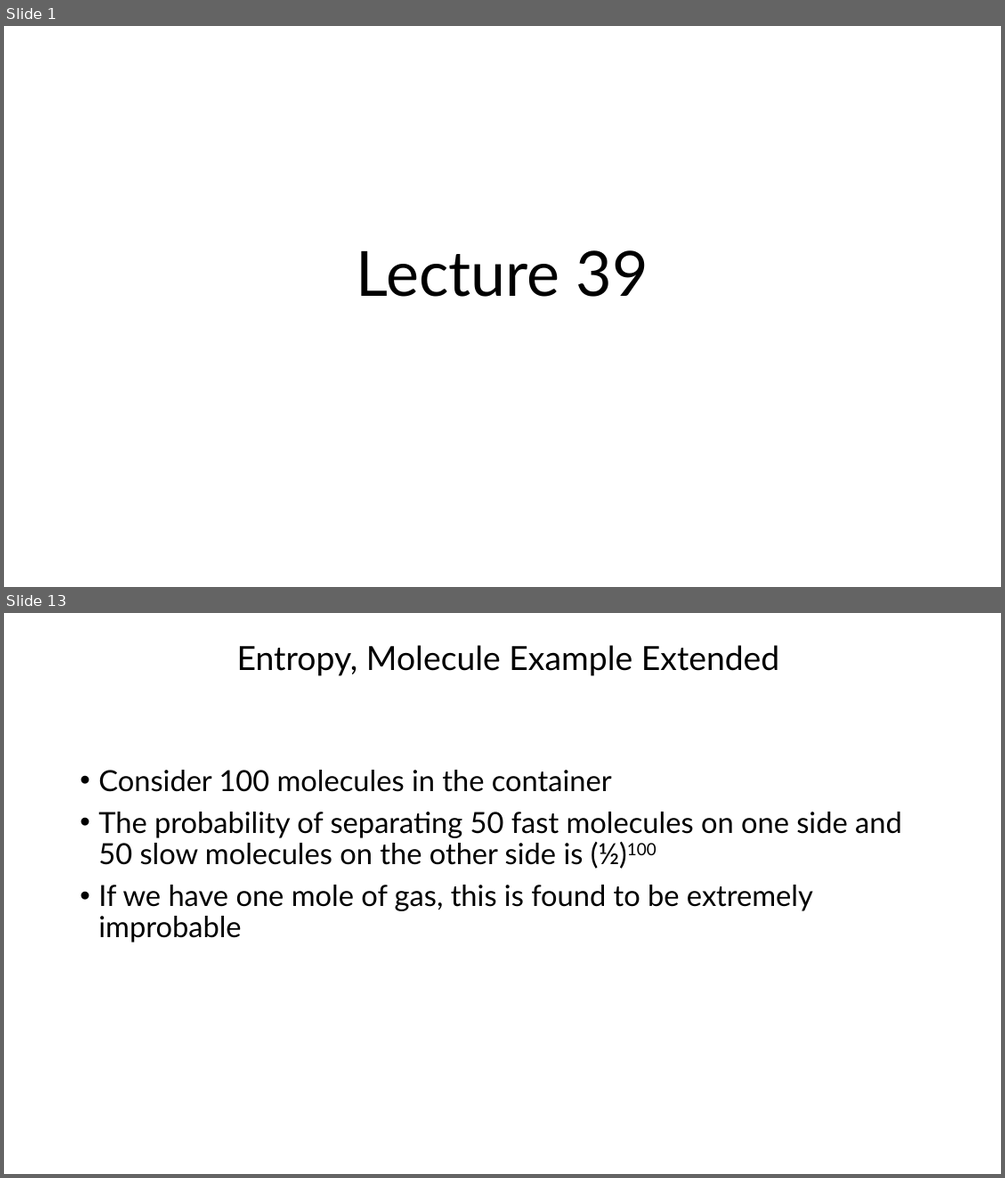
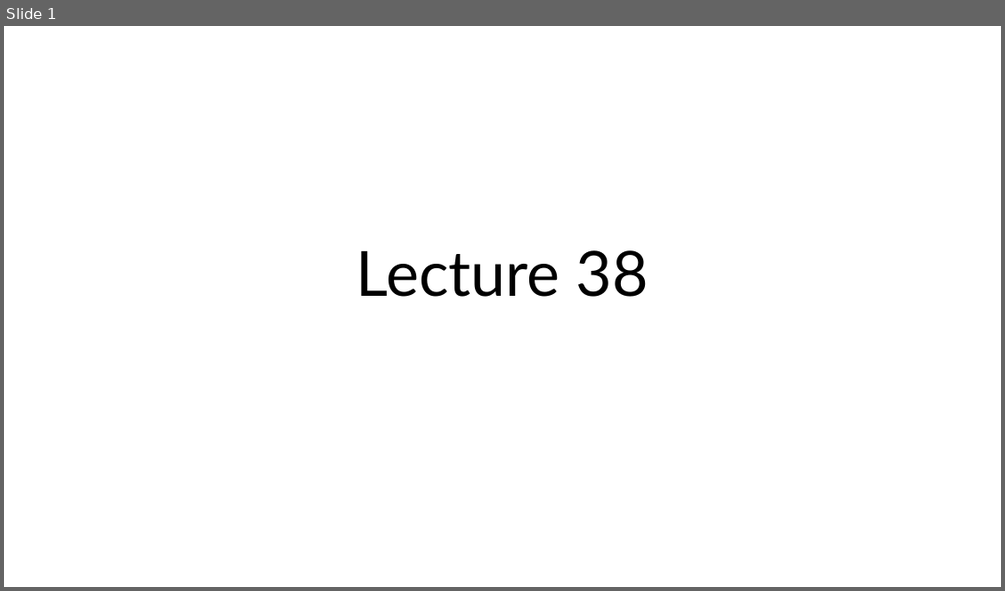
Before and after one commit to rtlines/Introductory-Physics-II, a slide deck: Lecture_Slides/PH 123 Lecture 39.pptx. Shown one above the other, each under a label of ours: slides 1 and 13 before the commit, slide 1 after it; the slides between them are not shown. The pictures are 1005x1178 and 1005x591 pixels, drawn with LibreOffice and Linux fonts; fonts in the diff are those of the drawing. Boxes give left, top, right and bottom in pixels: in the first picture for what was removed or moved away, otherwise in the second. Text is boxed around its words. In the diff, an @@ line names an element or a change of style, - is before the commit and + after.

```diff
--- a/Lecture_Slides/PH 123 Lecture 39.pptx
+++ b/Lecture_Slides/PH 123 Lecture 39.pptx
@@ slide 13 removed at (4,613,1001,1174), background #FFFFFF @@
@@ title removed at (237,645,780,676) @@
-Entropy, Molecule Example Extended
@@ text removed at (98,770,902,942) @@
-• Consider 100 molecules in the container
-• The probability of separating 50 fast molecules on one side and 50 slow molecules on the other side is (½)100
-• If we have one mole of gas, this is found to be extremely improbable
@@ slide 1 changed as well @@
@@ title at (356,250,648,297): text changed @@
-Lecture 39
+Lecture 38
```
Also in this commit, not shown: 33 slides added, 31 other slides removed, 35 other files.
